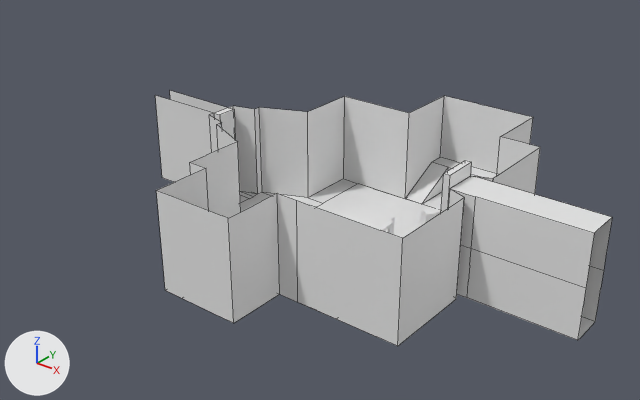
Before and after pictures for a commit that changed the Blender file First stage.V1.blend.
One viewpoint serves both versions: a camera (50 mm lens) standing at (22.1, -31.3, 21.2) and looking at (-2.3, -0.7, 2.2). The axes (+X, +Y, +Z) are drawn at lower left. The lights are the same throughout. Mesh edges are drawn as thin lines on the coarser meshes.

Before the edit, the objects in view are built like this:
```python
me_plane = bpy.data.meshes.new('Plane')
me_plane.from_pydata(...)  # 126 vertices, 25 faces; spans x -11.7..8.3, y -9.1..9.1, z -2.5..2.5
me_plane_006 = bpy.data.meshes.new('Plane.006')
me_plane_006.from_pydata(...)  # 24 vertices, 22 faces; spans x -1.24..1.24, y -1.07..1.07, z -0.08..0.08
me_plane_010 = bpy.data.meshes.new('Plane.010')
me_plane_010.from_pydata(...)  # 88 vertices, 12 faces; spans x -2.97..3.53, y -1.24..1.24, z -2.5..2.5
ob_ingång = bpy.data.objects.new('Ingång', me_plane_010)
ob_ingång.location = (7.89, 0.0, 2.5)
ob_mittentak = bpy.data.objects.new('MIttentak', me_plane_006)
ob_mittentak.location = (0.0, -0.18, 1.58)
ob_väggar = bpy.data.objects.new('Väggar', me_plane)
ob_väggar.location = (-2.47, 0.22, 2.5)
# also in view: 'Trappa' at (-1.1, 7.1, 0.7); 'Dörr' at (4.8, 0.0, 3.8); 'Golv' at (-1.9, -0.2, 0.0)
```
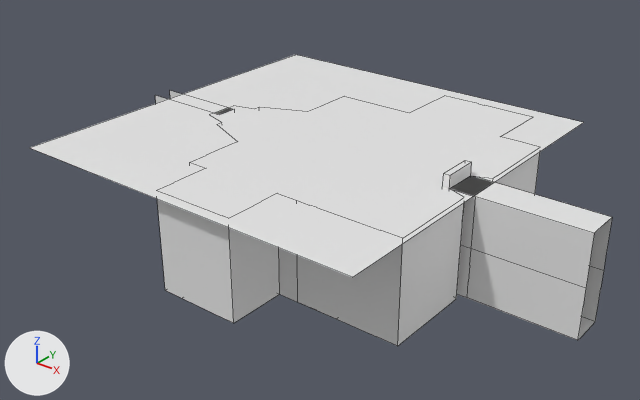
Commit message: First stage V.4

What differs and where, as boxes (x1, y1, x2, y2) in the pictures (640 x 400 px):
'Tak', added: after (30, 55, 584, 277)
'Väggar', unchanged, covered by the edit: (155, 91, 540, 346) in both
'Golv', unchanged, covered by the edit: before (240, 179, 442, 238)

The change, as a list of edits to the scene's bpy script:
```text
Add me_plane_001:
    me_plane_001.from_pydata([(8.6, -9.6, 2.5), (-10.6, -9.6, 2.5), (-10.6, -5.7, 2.5), (-10.6, 6.1, 2.5), (8.6, 10.0, 2.5), (-10.6, 10.0, 2.5), (-5.5, -9.6, 2.5)], [], [(6, 1, 2, 3, 5, 4, 0)])
Add ob_tak:
    ob_tak = bpy.data.objects.new('Tak', me_plane_001)
    ob_tak.location = (-2.47, 0.22, 2.5)
```
